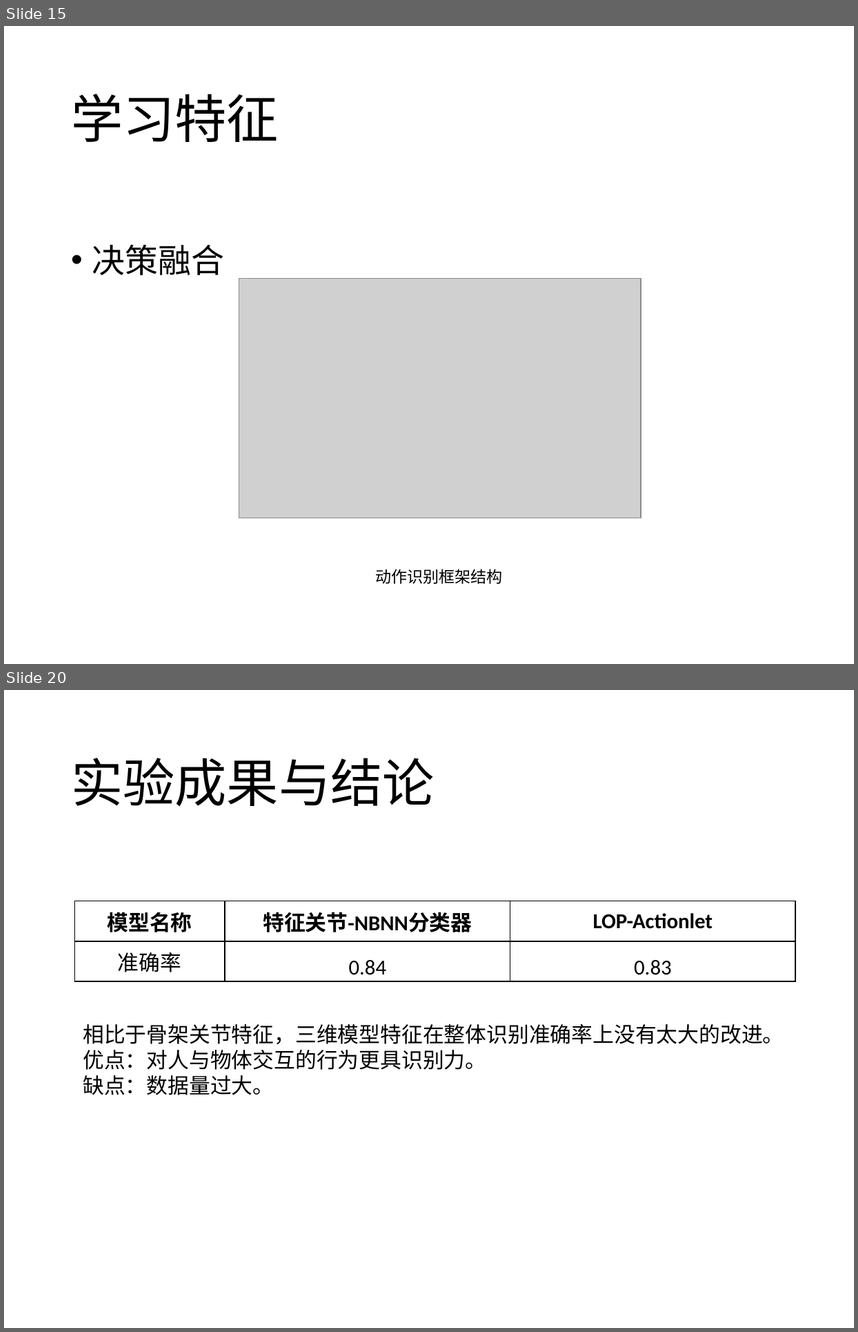
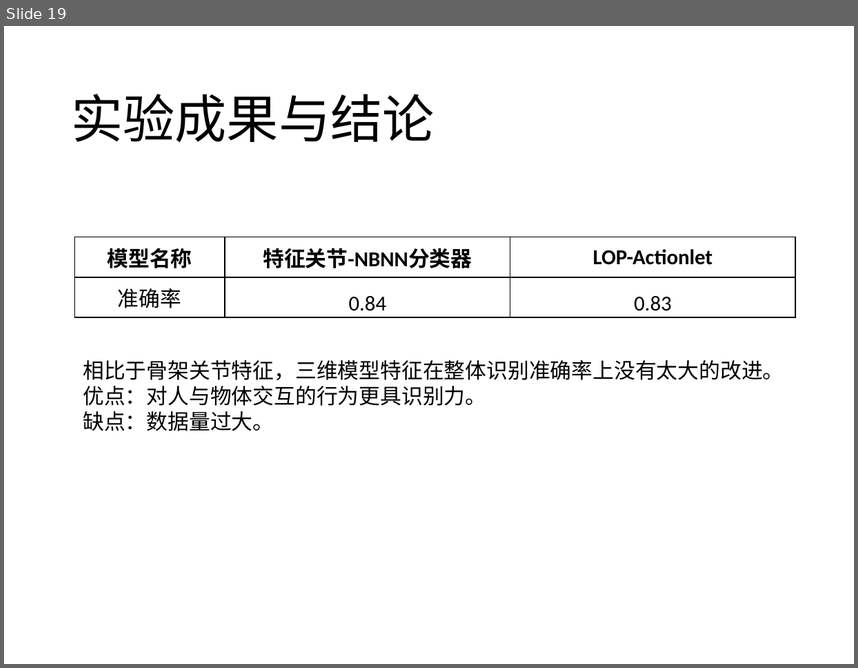
Before and after one commit to Mostro-Complexity/The-Damn-Thesis, a slide deck: 仇思宇-终期答辩-20190530.pptx. Shown one above the other, each under a label of ours: slides 15 and 20 before the commit, slide 19 after it; the slides between them are not shown. The pictures are 858x1332 and 858x668 pixels, drawn with LibreOffice and Linux fonts; fonts in the diff are those of the drawing; grey boxes stand for pictures. Boxes give left, top, right and bottom in pixels: in the first picture for what was removed or moved away, otherwise in the second. Text is boxed around its words. In the diff, an @@ line names an element or a change of style, - is before the commit and + after.

```diff
--- a/仇思宇-终期答辩-20190530.pptx
+++ b/仇思宇-终期答辩-20190530.pptx
@@ slide 15 removed at [4,26,854,664], background #FFFFFF @@
@@ title removed at [71,94,279,142] @@
-学习特征
@@ text removed at [92,244,224,275] @@
-• 决策融合
@@ picture removed at [239,279,642,517] @@
@@ text removed at [375,568,502,584] @@
-动作识别框架结构
@@ what was slide 20 is now slide 19 @@
```
Also in this commit, not shown: 11 slides changed, 4 slides added, 4 other slides removed, 13 other files.
